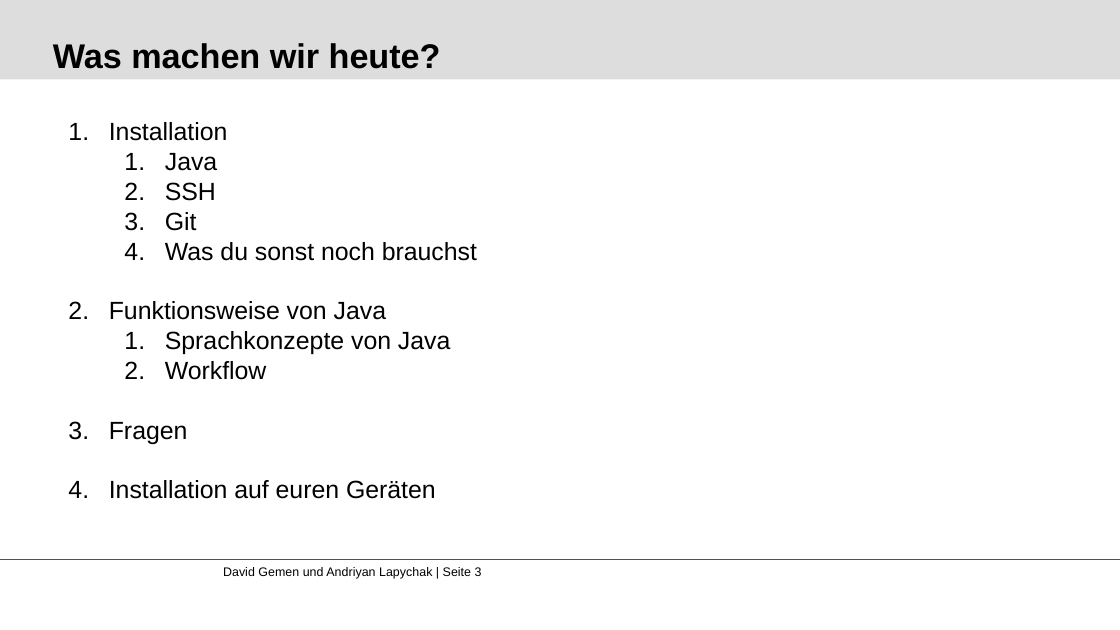
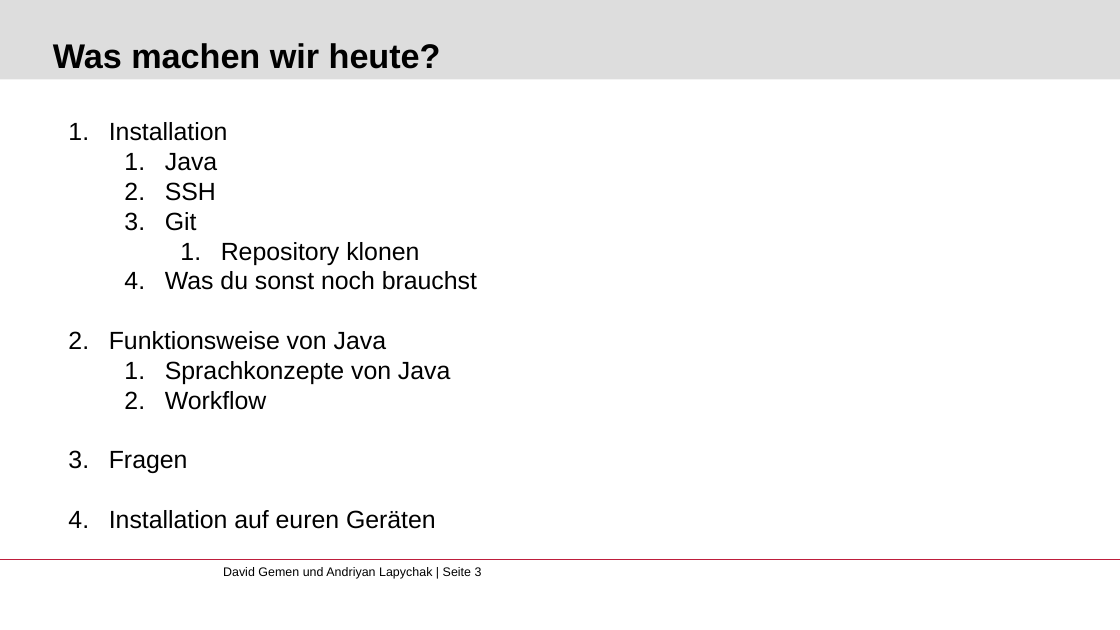
Before and after one commit to gemdav/Programmieren-1-Tutorium, a slide deck: slide 3 of slides/00_installation_introduction.pptx. Drawn at 1120x630 pixels with LibreOffice and Linux fonts; fonts in the diff are those of the drawing; background and template pictures are left out. Boxes give left, top, right and bottom in pixels: in the first picture for what was removed or moved away, otherwise in the second. Text is boxed around its words. In the diff, an @@ line names an element or a change of style, - is before the commit and + after.

Commit message:
slides update

```diff
--- a/slides/00_installation_introduction.pptx
+++ b/slides/00_installation_introduction.pptx
@@ text at [221, 242, 419, 265]: paragraph added @@
+    1. Repository klonen
```
Also in this commit, not shown: 2 slides added.
